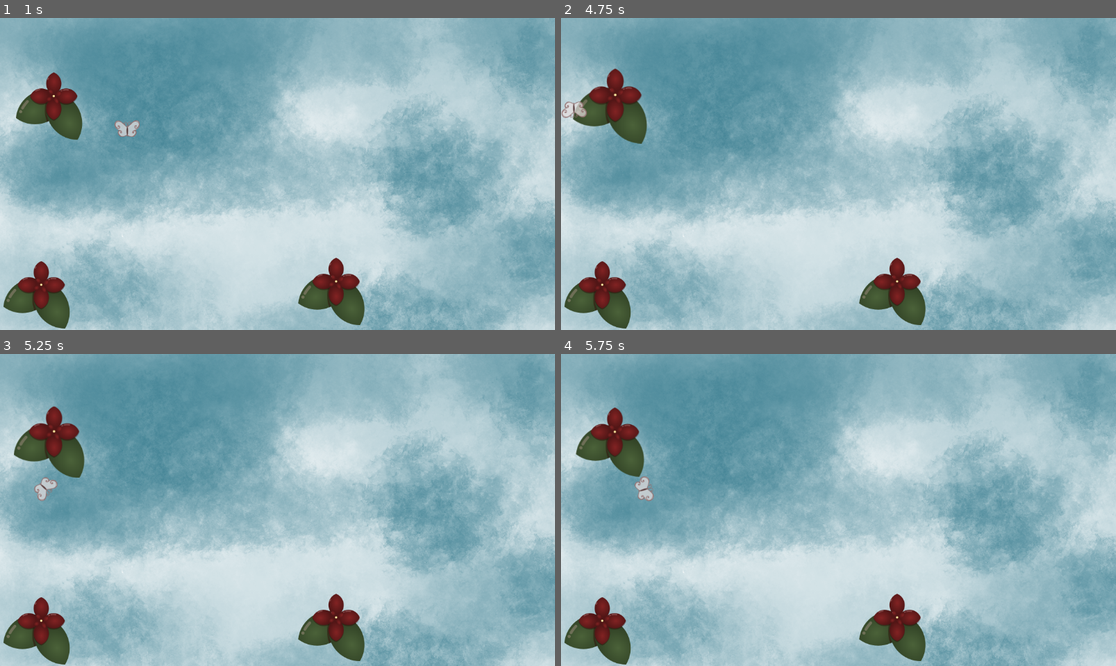
Above: before the commit, frames 1-4 (two rows, left to right).
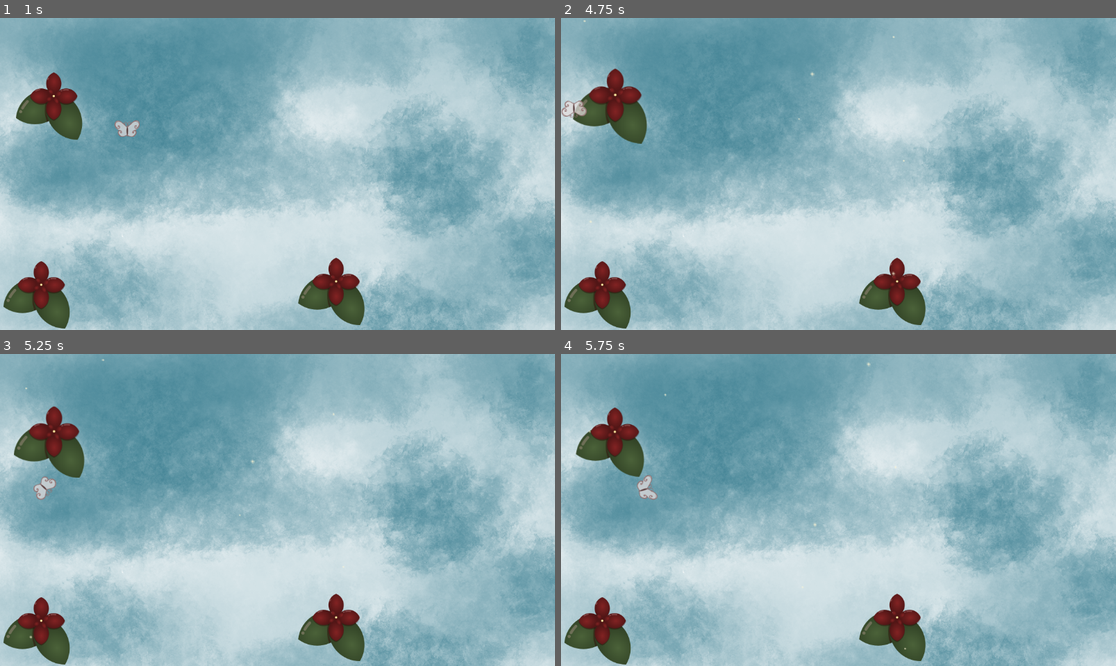
Above: after the commit, the same moments.

Repository: RemiSlanina/butterfly-game-01
Game: Godot game, scene res://world.tscn
Same seed, same stepped clock (60 frames per second), same inputs: the game is played once before the commit and once after it.
Inputs:
- Up to frame 1 (1 s): hold W from 0.53 s (still down); hold R from 0.53 s (still down)
- Up to frame 2 (4.75 s): release R at 1.28 s; tap R at 1.35, 2.3, 2.85, 4.55 s; release W at 2.03 s; hold Shift 2.03-2.78 s; hold A 2.03-3.53 s; hold S 3.53-4.28 s; hold R 3.53-4.28 s; hold D from 4.28 s (still down); tap Shift at 4.35 s
- Up to frame 3 (5.25 s): release D at 5.03 s; hold W from 5.03 s (still down); hold R from 5.03 s (still down)
- Up to frame 4 (5.75 s): keep holding W; keep holding R

Frame 1 is identical in both runs. In frame 2, 0.1% of the frame differs, in the area x 0-62%, y 0-83%; in frame 3, less than 0.1%; in frame 4, 0.1%, in the area x 5-63%, y 2-95%.

Commit message:
fix bug on area exit (connected signal)

Diff:
--- a/butterfly.gd
+++ b/butterfly.gd
@@ -6,25 +6,43 @@
 @export var friction := 250.0
 @export var rotation_speed := 5.0
 
+var near_flower := false
 var nearby_flower = null
 var velocity := Vector2.ZERO
+var is_hiding := false
 
 func _process(delta):
 	# delta = time since last frame
 	# might be ~ 0.016 at 60 FPS
 	# without delta it would move:
-#	faster on fast computers,
-#	slower on slow computers.
-#	Disaster.
+	# faster on fast computers,
+	# slower on slow computers.
+	# Disaster.
 	var screen_size = get_viewport_rect().size
+	var margin = 24
 	var input_direction = Vector2.ZERO
-	var margin = 24
 	# (x, y) : (0,0) stay
 #	W = (0, -1)
 #	S = (0, 1)
 #	A = (-1, 0)
 #	D = (1, 0)
 
+	# hiding mechanic
+	if Input.is_key_pressed(KEY_R) && near_flower:
+		is_hiding = true
+	else:
+		is_hiding = false
+
+	if is_hiding:
+		modulate.a = 0.5
+		stop()
+		# modulate.a => opacity
+	else:
+		modulate.a = 1.0
+		if not is_playing():
+			play("fly")
+
+	# direction with WSAD KEYS:
 	if Input.is_key_pressed(KEY_W):
 		input_direction.y -= 1
 
@@ -85,8 +103,16 @@
 			rotation_speed * delta * 1.7
 		)
 
-
 func _on_area_2d_area_entered(area: Area2D) -> void:
 	# print("touching flower")
 	if area.has_method("react"):
 		area.react()
+
+	if area.is_in_group("flowers"):
+		near_flower = true
+		print("entered flower")
+
+func _on_area_2d_area_exited(area: Area2D) -> void:
+	if area.is_in_group("flowers"):
+		near_flower = false
+		print("left flower")
--- a/flowers/flower.tscn
+++ b/flowers/flower.tscn
@@ -7,7 +7,7 @@
 radius = 60.972126
 height = 149.80052
 
-[node name="Flower" type="Area2D"]
+[node name="Flower" type="Area2D" groups=["flowers"]]
 script = ExtResource("1_i6lw5")
 
 [node name="Sprite2D" type="Sprite2D" parent="."]
--- /dev/null
+++ b/flowers/particle-01.svg
@@ -0,0 +1,115 @@
+<?xml version="1.0" encoding="UTF-8" standalone="no"?>
+<!-- Created with Inkscape (http://www.inkscape.org/) -->
+
+<svg
+   width="3"
+   height="3"
+   viewBox="0 0 0.79374998 0.79374998"
+   version="1.1"
+   id="svg1"
+   inkscape:version="1.4.4 (dcaf3e7d9e, 2026-05-05)"
+   sodipodi:docname="particle-01.svg"
+   xmlns:inkscape="http://www.inkscape.org/namespaces/inkscape"
+   xmlns:sodipodi="http://sodipodi.sourceforge.net/DTD/sodipodi-0.dtd"
+   xmlns:xlink="http://www.w3.org/1999/xlink"
+   xmlns="http://www.w3.org/2000/svg"
+   xmlns:svg="http://www.w3.org/2000/svg">
+  <sodipodi:namedview
+     id="namedview1"
+     pagecolor="#505050"
+     bordercolor="#eeeeee"
+     borderopacity="1"
+     inkscape:showpageshadow="0"
+     inkscape:pageopacity="0"
+     inkscape:pagecheckerboard="0"
+     inkscape:deskcolor="#505050"
+     inkscape:document-units="px"
+     inkscape:zoom="45.254834"
+     inkscape:cx="-1.1600971"
+     inkscape:cy="1.0054175"
+     inkscape:window-width="1874"
+     inkscape:window-height="1011"
+     inkscape:window-x="46"
+     inkscape:window-y="32"
+     inkscape:window-maximized="1"
+     inkscape:current-layer="layer1"
+     showguides="false" />
+  <defs
+     id="defs1">
+    <linearGradient
+       id="linearGradient8"
+       inkscape:collect="always">
+      <stop
+         style="stop-color:#832424;stop-opacity:1;"
+         offset="0"
+         id="stop8" />
+      <stop
+         style="stop-color:#501616;stop-opacity:1"
+         offset="1"
+         id="stop9" />
+    </linearGradient>
+    <radialGradient
+       inkscape:collect="always"
+       xlink:href="#linearGradient8"
+       id="radialGradient9-6"
+       cx="408.12985"
+       cy="201.53419"
+       fx="408.12985"
+       fy="201.53419"
+       r="13.28291"
+       gradientTransform="matrix(0.96554805,-0.0461556,0.03535618,0.7395179,7.214478,73.019485)"
+       gradientUnits="userSpaceOnUse" />
+    <radialGradient
+       inkscape:collect="always"
+       xlink:href="#linearGradient8"
+       id="radialGradient9-7"
+       cx="408.12985"
+       cy="201.53419"
+       fx="408.12985"
+       fy="201.53419"
+       r="13.28291"
+       gradientTransform="matrix(0.96554805,-0.0461556,0.03535618,0.7395179,7.214478,73.019485)"
+       gradientUnits="userSpaceOnUse" />
+    <filter
+       inkscape:collect="always"
+       style="color-interpolation-filters:sRGB"
+       id="filter1-9"
+       x="-0.23114102"
+       y="-0.23114102"
+       width="1.462282"
+       height="1.462282">
+      <feGaussianBlur
+         inkscape:collect="always"
+         stdDeviation="0.25481691"
+         id="feGaussianBlur1-2" />
+    </filter>
+  </defs>
+  <g
+     inkscape:label="Layer 1"
+     inkscape:groupmode="layer"
+     id="layer1"
+     transform="translate(-386.26713,-123.91949)">
+    <g
+       id="g8"
+       transform="translate(0.01415044,-0.00238724)">
+      <rect
+         style="mix-blend-mode:normal;fill:#fff6d5;stroke-width:0.264583;filter:url(#filter1-9)"
+         id="rect7"
+         width="2.6458333"
+         height="2.6458333"
+         x="379.44284"
+         y="179.1097"
+         ry="1.3229166"
+         transform="matrix(0.15633672,0,0,0.15633672,327.07496,96.063288)" />
+      <rect
+         style="mix-blend-mode:normal;fill:#fff6d5;stroke-width:0.264583;filter:url(#filter1-9)"
+         id="rect8"
+         width="2.6458333"
+         height="2.6458333"
+         x="379.44284"
+         y="179.1097"
+         ry="1.3229166"
+         transform="matrix(0.15633672,0,0,0.15633672,327.16941,96.157731)" />
+    </g>
+  </g>
+</svg>
--- a/world.tscn
+++ b/world.tscn
@@ -1,9 +1,10 @@
-[gd_scene load_steps=21 format=3 uid="uid://6i1bpl0g753j"]
+[gd_scene load_steps=23 format=3 uid="uid://6i1bpl0g753j"]
 
 [ext_resource type="Texture2D" uid="uid://h5teyu0gupn" path="res://scene-1200x700-far-background.png" id="1_tlwt5"]
 [ext_resource type="Texture2D" uid="uid://dxw2d3jw6r84x" path="res://Butterfly-Sprite-01.svg" id="2_fj7yv"]
 [ext_resource type="Script" uid="uid://dai4hs8f2tgl7" path="res://butterfly.gd" id="3_tlwt5"]
 [ext_resource type="PackedScene" uid="uid://cio0c3j1nv4kd" path="res://flowers/flower.tscn" id="4_aqk2v"]
+[ext_resource type="Texture2D" uid="uid://b1pl2epuf8py3" path="res://flowers/particle-01.svg" id="5_036b0"]
 
 [sub_resource type="AtlasTexture" id="AtlasTexture_tlwt5"]
 atlas = ExtResource("2_fj7yv")
@@ -120,6 +121,17 @@
 radius = 19.026306
 height = 57.819855
 
+[sub_resource type="ParticleProcessMaterial" id="ParticleProcessMaterial_aqk2v"]
+particle_flag_disable_z = true
+emission_shape = 3
+emission_box_extents = Vector3(400.69, 10, 1)
+direction = Vector3(-1, 1, 0)
+spread = 20.0
+initial_velocity_min = 5.0
+initial_velocity_max = 15.0
+gravity = Vector3(0, 98, 0)
+scale_max = 3.0
+
 [node name="World" type="Node2D"]
 
 [node name="TempBackground" type="Sprite2D" parent="."]
@@ -148,4 +160,13 @@
 rotation = 1.601002
 shape = SubResource("CapsuleShape2D_aqk2v")
 
+[node name="GPUParticles2D" type="GPUParticles2D" parent="."]
+position = Vector2(385, -56)
+rotation = -3.1598566
+amount = 20
+texture = ExtResource("5_036b0")
+lifetime = 8.0
+process_material = SubResource("ParticleProcessMaterial_aqk2v")
+
 [connection signal="area_entered" from="Butterfly/Area2D" to="Butterfly" method="_on_area_2d_area_entered"]
+[connection signal="area_exited" from="Butterfly/Area2D" to="Butterfly" method="_on_area_2d_area_exited"]
Not shown, added: flowers/particle-01.svg.import
